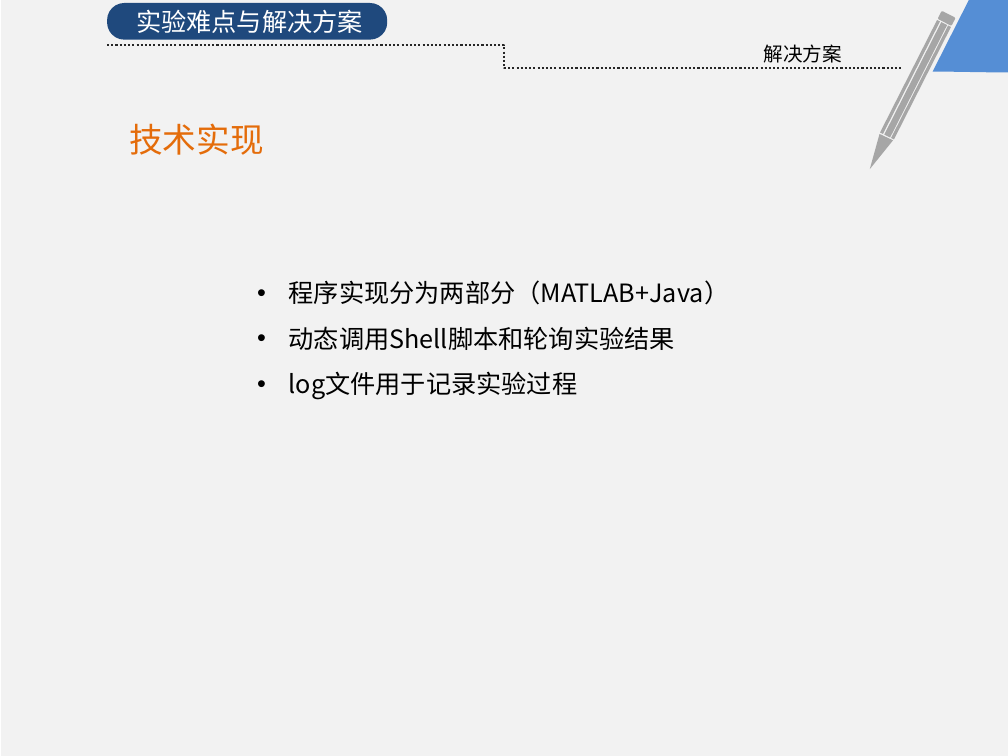
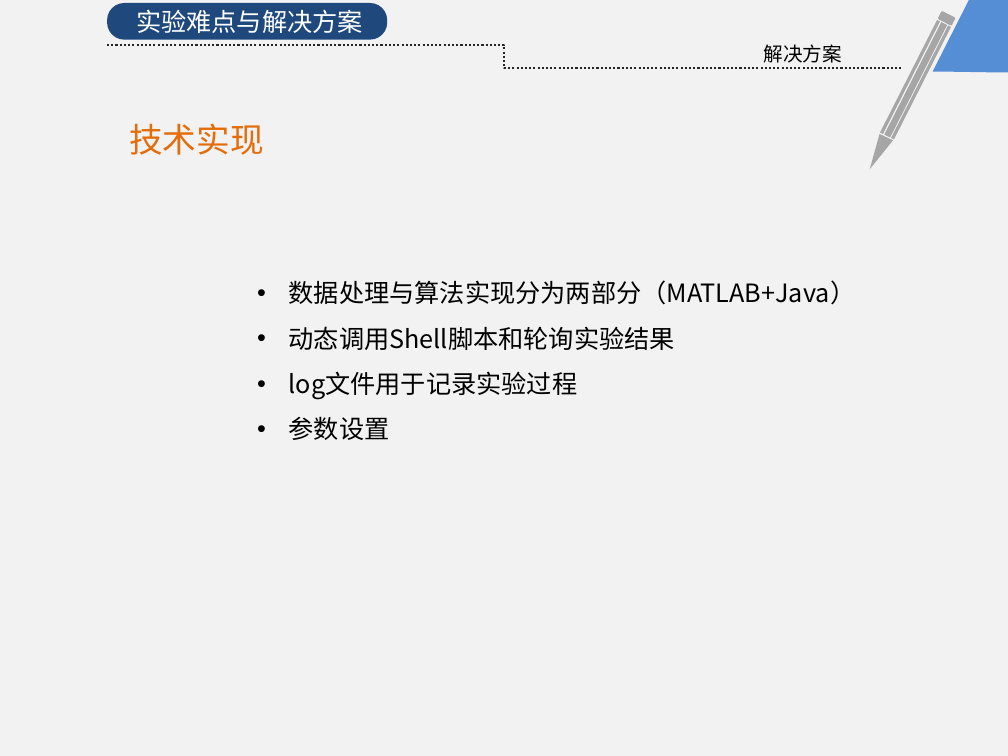
Before and after one commit to KrisCheng/GraduationDesign, a slide deck: slide 13 of FinalPaper/毕业答辩.pptx (slide 12 before the commit). Drawn at 1008x756 pixels with LibreOffice and Linux fonts; fonts in the diff are those of the drawing. Boxes give left, top, right and bottom in pixels: in the first picture for what was removed or moved away, otherwise in the second. Text is boxed around its words. In the diff, an @@ line names an element or a change of style, - is before the commit and + after.

```diff
--- a/FinalPaper/毕业答辩.pptx
+++ b/FinalPaper/毕业答辩.pptx
@@ text at [289, 280, 856, 305]: text changed @@
-• 程序实现分为两部分（MATLAB+Java）
+• 数据处理与算法实现分为两部分（MATLAB+Java）
@@ text at [289, 416, 390, 440]: paragraph added @@
+• 参数设置
```
Also in this commit, not shown: 7 other slides changed, 1 slide added, 1 other file.
